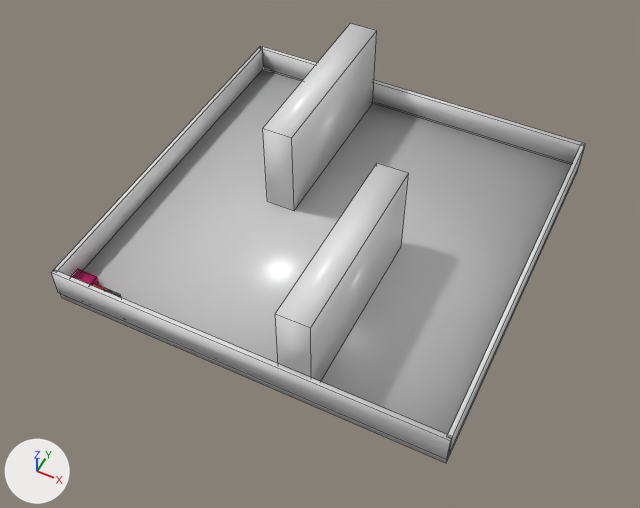
The FBX model FlatRedBulletContent/GlobalContent/Models/CityModel.fbx as it was, and as the next commit left it.
Rendered twice from a 50 mm camera at (6.73, -14.39, 16.73) aimed at (0.13, -1.2, 0.24). Arrows for +X, +Y and +Z are at lower left; the lights stay in place. Mesh edges are drawn as thin lines on the coarser meshes. Where no turn or scale is listed for an object, it has been applied to the vertices. Vertices at the same position are counted once.
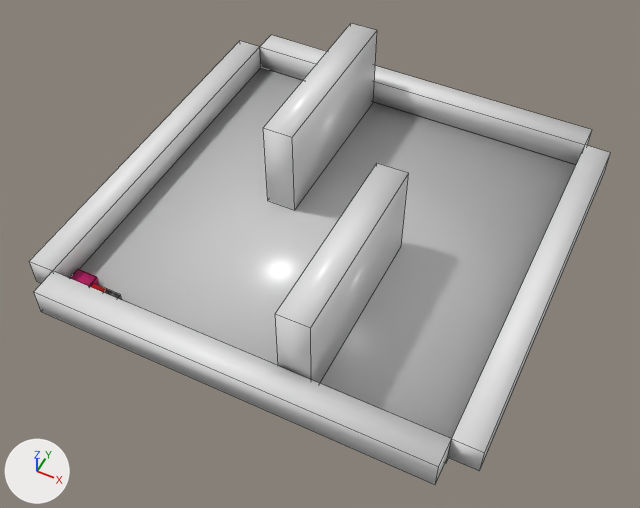
Where the newer file only moved an object's origin or applied its transform, the numbers keep the older frame.

The edits, one by one:
me_cube_3_ncl1_1 has 8 vertices, 6 faces and spans x -0.05..0.05, y -5.0..5.0, z -0.38..0.38.
me_cube_3_ncl1_1 is used by ob_cube_3; location (4.95, 0.0, 0.5).
me_cube_3_ncl1_1 part 4: the whole mesh is scaled about its middle by (7, 1, 1), then moved by (0.4, 0.0, 0.0).
me_cube_1_2_ncl1_1 has 8 vertices, 6 faces and spans x -5.0..5.0, y -0.05..0.05, z -0.38..0.38.
me_cube_1_2_ncl1_1 is used by ob_cube_1_2; location (0.0, -5.0, 0.5).
me_cube_1_2_ncl1_1 part 3: the whole mesh is scaled about its middle by (1, 7, 1).
me_cube_2_ncl1_1 has 8 vertices, 6 faces and spans x -0.05..0.05, y -5.0..5.0, z -0.38..0.38.
me_cube_2_ncl1_1 is used by ob_cube_2; location (-4.95, 0.0, 0.5).
me_cube_2_ncl1_1 part 2: the whole mesh is scaled about its middle by (7, 1, 1), then moved by (-0.4, 0.0, 0.0).
me_cube_2_2_ncl1_1 has 8 vertices, 6 faces and spans x -5.0..5.0, y -0.05..0.05, z -0.38..0.38.
me_cube_2_2_ncl1_1 is used by ob_cube_2_2; location (0.0, 5.0, 0.5).
me_cube_2_2_ncl1_1 part 1: the whole mesh is scaled about its middle by (1, 7, 1).
Object 'Cube.1.2' (ob_cube_1_2) moves from (0.0, -5.0, 0.5) to (0.0, -5.35, 0.5).
Object 'Cube.2.2' (ob_cube_2_2) moves from (0.0, 5.0, 0.5) to (0.0, 5.35, 0.5).

Where the change shows, as pixel boxes (x1, y1, x2, y2) in the pictures (640 x 508 px):
'Cube.1.2', mesh rescaled, moved (14% taller)
    before: (51, 271, 452, 459)
    after: (34, 271, 452, 485)
'Cube.3', mesh rescaled (19% wider)
    before: (448, 144, 585, 456)
    after: (448, 145, 611, 471)
'Cube.2', mesh rescaled (10% wider)
    before: (53, 47, 263, 276)
    after: (29, 41, 261, 283)
'Cube.2.2', mesh rescaled, moved (8% taller)
    before: (260, 46, 585, 165)
    after: (260, 35, 592, 164)
